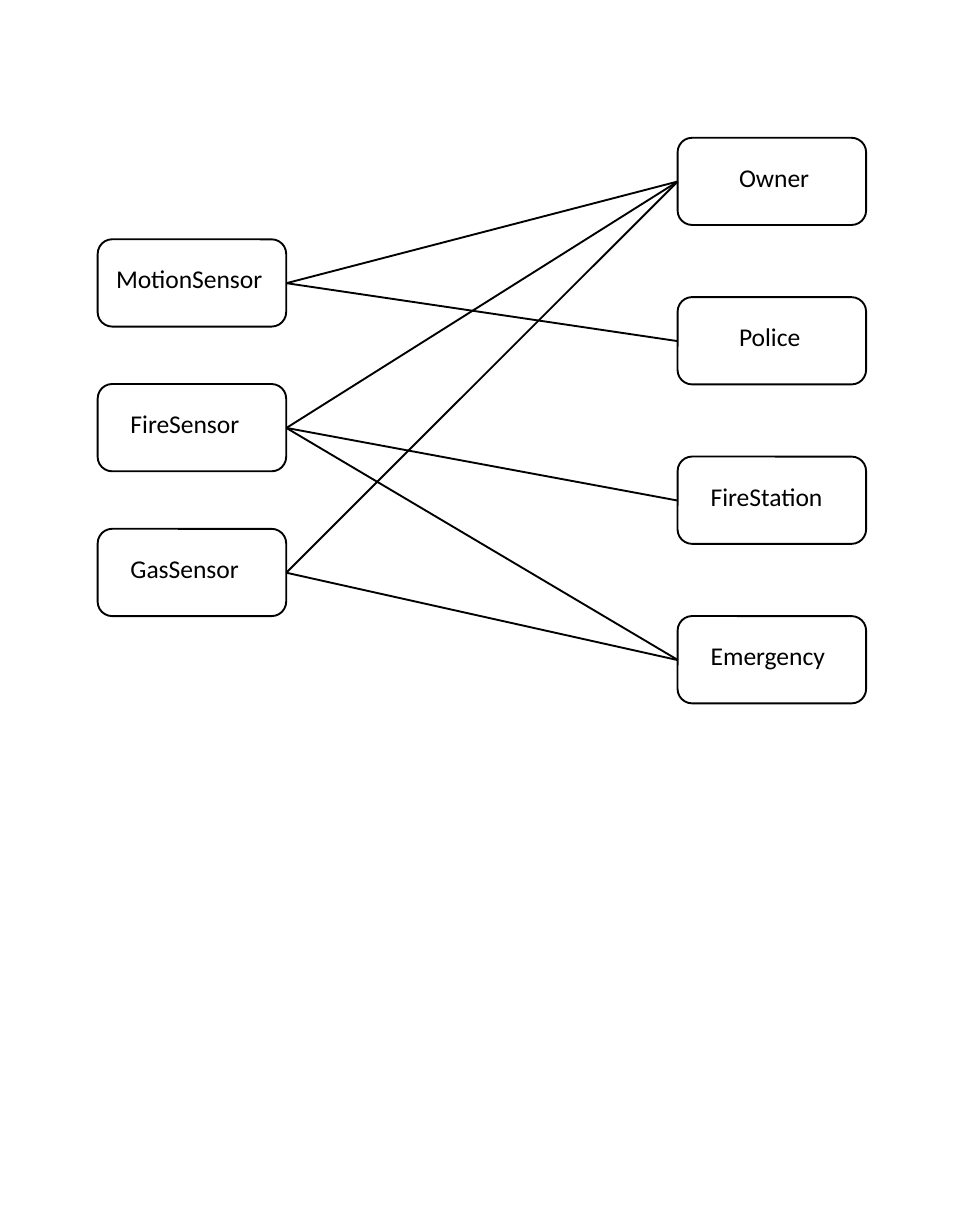
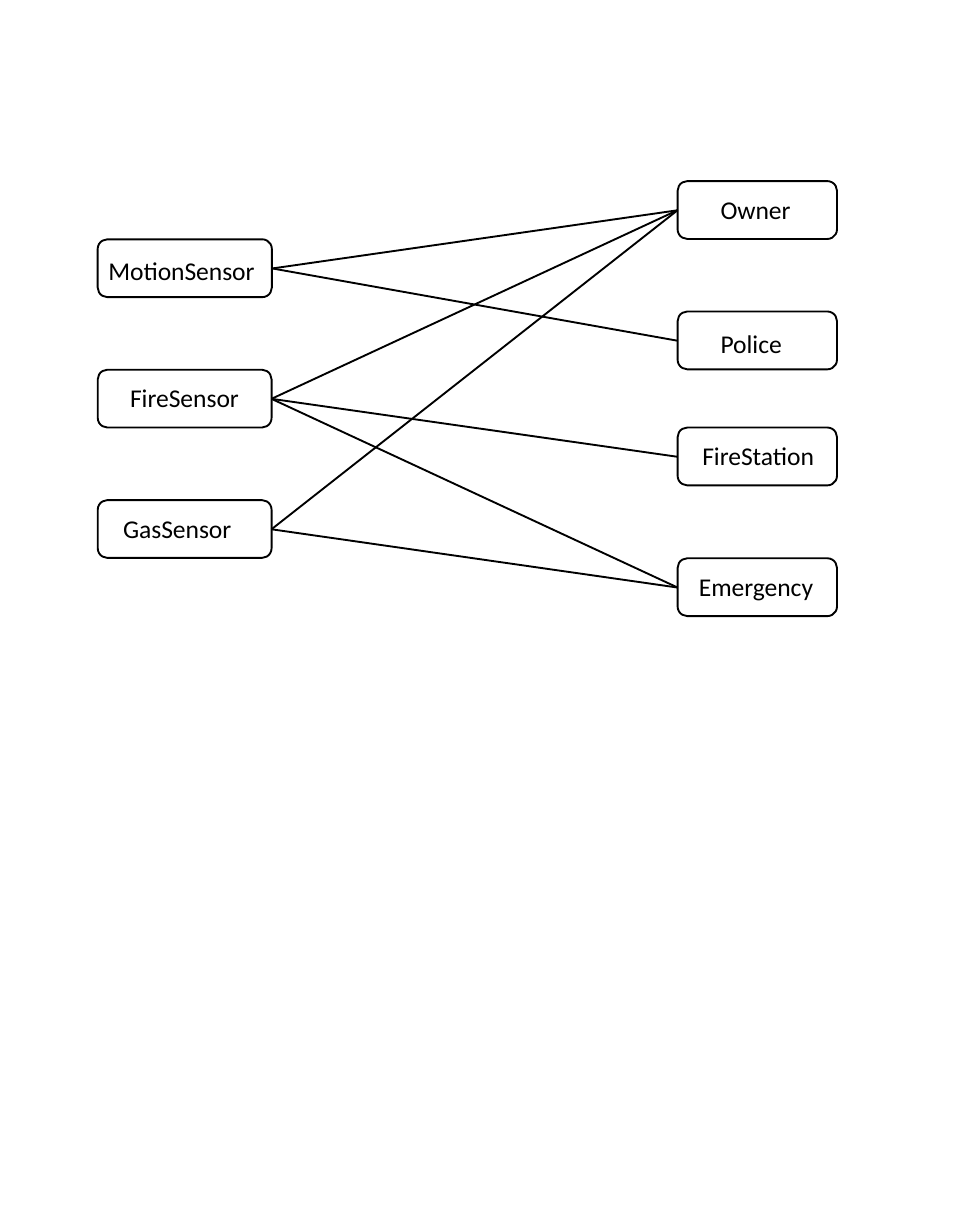
Before and after one commit to nikolaiweselinow/design-patterns-book, a slide deck: slide 1 of resources/Chapter-24-Observer/ch24-fig08-sensors-m2m-mapping.ppt. Drawn at 978x1232 pixels with LibreOffice and Linux fonts; fonts in the diff are those of the drawing. Boxes give left, top, right and bottom in pixels: in the first picture for what was removed or moved away, otherwise in the second. Text is boxed around its words. In the diff, an @@ line names an element or a change of style, - is before the commit and + after.

```diff
--- a/resources/Chapter-24-Observer/ch24-fig08-sensors-m2m-mapping.ppt
+++ b/resources/Chapter-24-Observer/ch24-fig08-sensors-m2m-mapping.ppt
@@ rounded rectangle: place and size @@
-rounded rectangle at (678,138,866,225)
+rounded rectangle at (678,180,838,238)
@@ text "Owner": place and size @@
-text "Owner" at (739,170,809,187)
+text "Owner" at (721,202,791,219)
@@ rounded rectangle: place and size @@
-rounded rectangle at (98,239,285,326)
+rounded rectangle at (98,239,273,297)
@@ line moved from (287, 429) - (678, 182) to (273, 400) - (678, 210) @@
@@ line moved from (287, 573) - (678, 182) to (273, 530) - (678, 210) @@
@@ line moved from (287, 284) - (678, 182) to (273, 269) - (678, 210) @@
@@ text "MotionSensor": place and size @@
-text "MotionSensor" at (116,270,262,289)
+text "MotionSensor" at (108,262,254,280)
@@ line moved from (287, 284) - (678, 341) to (273, 269) - (678, 341) @@
@@ rounded rectangle: place and size @@
-rounded rectangle at (678,297,866,383)
+rounded rectangle at (678,311,838,368)
@@ text "Police": place and size @@
-text "Police" at (739,328,800,346)
+text "Police" at (721,335,782,353)
@@ rounded rectangle: place and size @@
-rounded rectangle at (98,385,285,472)
+rounded rectangle at (98,370,271,427)
@@ text "FireSensor": place and size @@
-text "FireSensor" at (130,415,239,434)
+text "FireSensor" at (130,389,239,408)
@@ line moved from (287, 427) - (678, 501) to (273, 400) - (678, 457) @@
@@ line moved from (287, 427) - (678, 661) to (273, 400) - (678, 588) @@
@@ rounded rectangle: place and size @@
-rounded rectangle at (678,457,866,543)
+rounded rectangle at (678,427,838,484)
@@ text "FireStation": place and size @@
-text "FireStation" at (711,488,823,506)
+text "FireStation" at (702,447,814,465)
@@ rounded rectangle: place and size @@
-rounded rectangle at (98,529,285,615)
+rounded rectangle at (98,501,271,558)
@@ text "GasSensor": place and size @@
-text "GasSensor" at (130,561,238,579)
+text "GasSensor" at (123,521,231,539)
@@ line moved from (287, 573) - (678, 661) to (273, 530) - (678, 588) @@
@@ rounded rectangle: place and size @@
-rounded rectangle at (678,617,866,704)
+rounded rectangle at (678,558,838,615)
@@ text "Emergency": place and size @@
-text "Emergency" at (711,648,825,670)
+text "Emergency" at (699,579,813,601)
```
Also in this commit, not shown: 3 other files.
